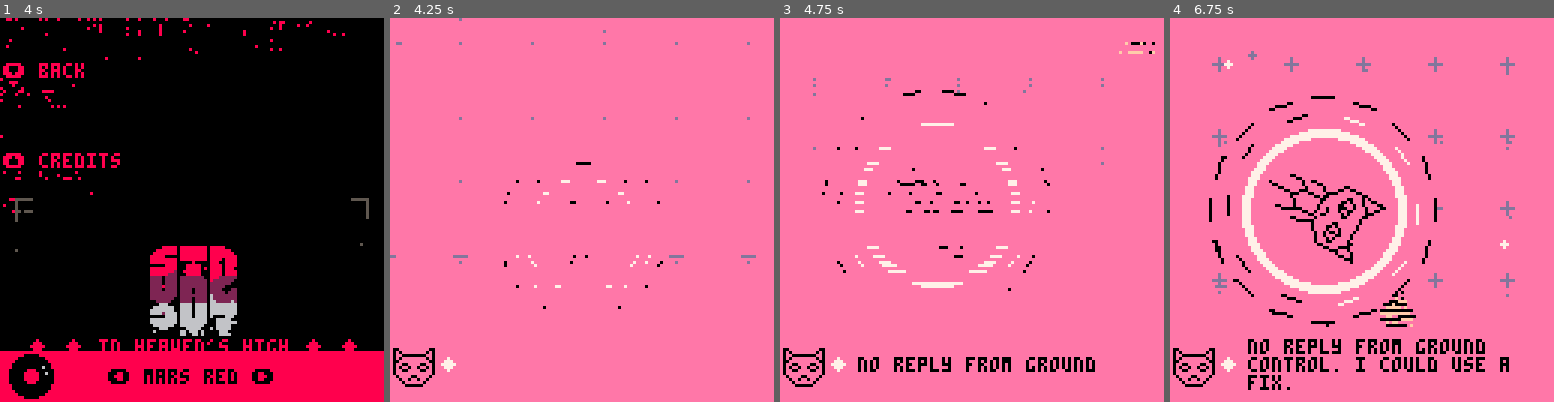
Above: before the commit, frames 1-4 (left to right).
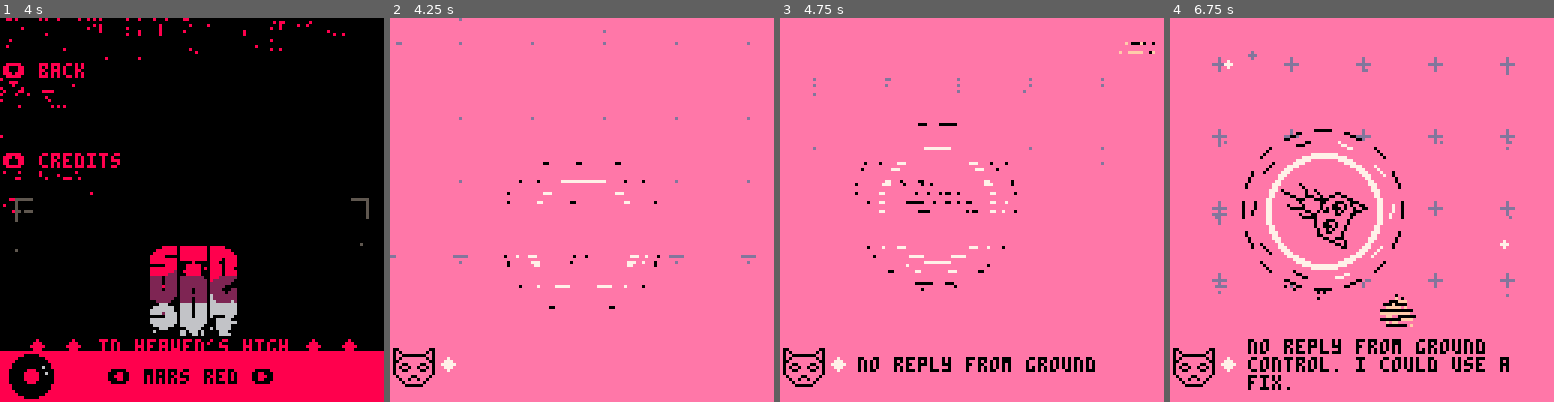
Above: after the commit, the same moments.

Repository: ianmart1n/AGBIC2016
Game: PICO-8 cartridge strungout.p8
Two runs of this game, one before a commit and one after it. Both use one fixed random seed, a clock stepped at 60 frames per second and the inputs below.
Inputs:
- Up to frame 1 (4 s): tap X (X key) at 0.33, 1.07, 1.85, 2.97 s; tap O (Z key) at 0.7, 1.7, 2.1, 2.5, 2.9, 3.3, 3.7 s; hold Right 1.6-2.1 s; hold Up 2.15-2.42 s; hold Right 2.47-3.03 s; hold Left 3.08-3.58 s; hold Down 3.63-3.97 s
- Up to frame 2 (4.25 s): hold Right from 4.02 s (still down); tap X (X key) at 4.08 s; tap O (Z key) at 4.1 s
- Up to frame 3 (4.75 s): tap O (Z key) at 4.5 s; release Right at 4.68 s; hold Up from 4.73 s (still down)
- Up to frame 4 (6.75 s): tap O (Z key) every 0.4 s from 4.9 to 6.5 s; release Up at 5.03 s; hold Left 5.08-5.68 s; tap X (X key) at 5.2, 6.32 s; hold Down 5.73-6.03 s; hold Right 6.08-6.58 s; hold Right from 6.63 s (still down)

Frame 1 is identical in both runs. In frame 2, 0.4% of the frame differs, in the area x 29-72%, y 37-76%; in frame 3, 2.0%; in frame 4, 7.5%, in the area x 10-70%, y 20-81%.

Commit message:
bouncy scaling only with high nip

Diff:
--- a/strungout.p8
+++ b/strungout.p8
@@ -675,7 +675,7 @@
   end
 
   -- higher=bouncier scale
-  cat.s=0.3+(sin(time())+1)*0.01*cat.nip
+  cat.s=0.3+(sin(time())+1)*0.03*max(0,cat.nip-7)
 
   if btnp(4) or btnp(5) then
    if cat.cell != nil then
